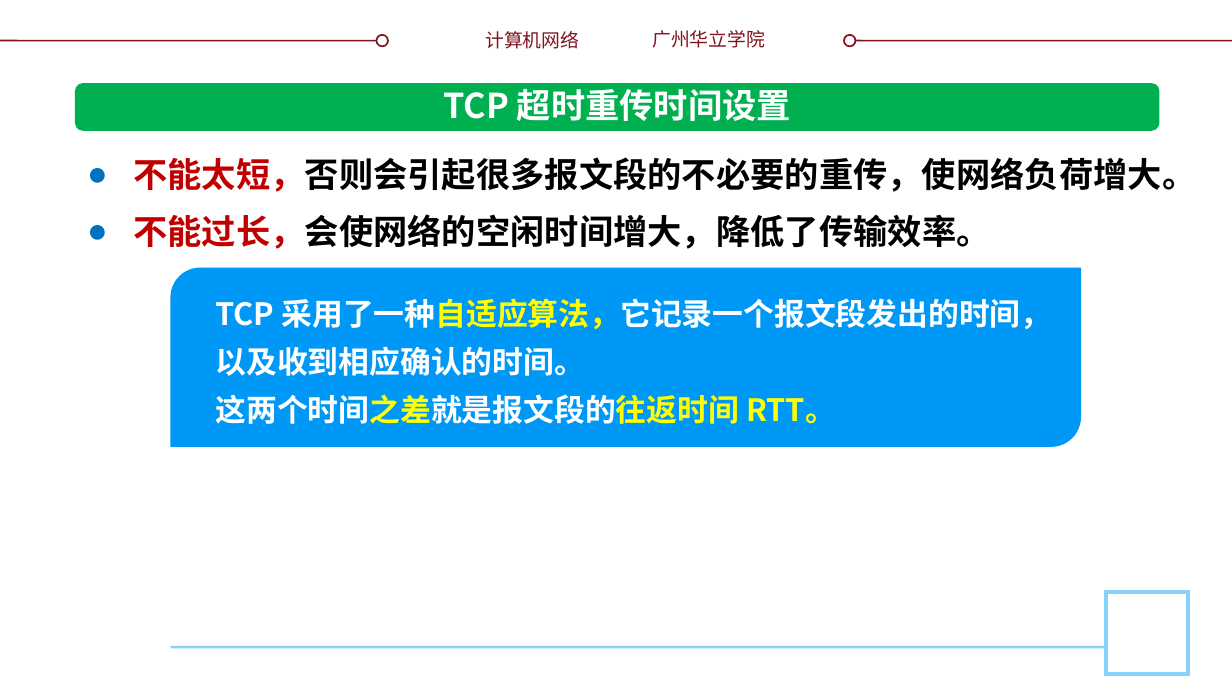
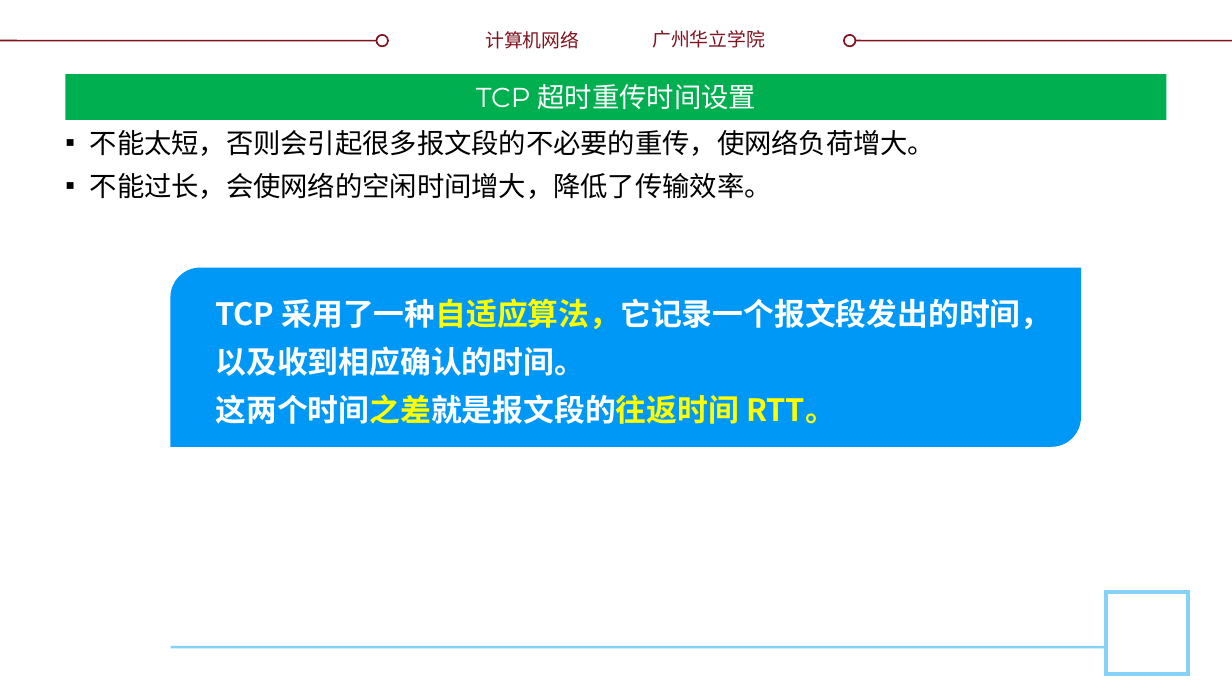
Before and after one commit to glplaman/glplaman.github.io, a slide deck: slide 113 of network/ppt/chap5.pptx (slide 111 before the commit). Drawn at 1232x693 pixels with LibreOffice and Linux fonts; fonts in the diff are those of the drawing; background and template pictures are left out. Boxes give left, top, right and bottom in pixels: in the first picture for what was removed or moved away, otherwise in the second. Text is boxed around its words. In the diff, an @@ line names an element or a change of style, - is before the commit and + after.

```diff
--- a/network/ppt/chap5.pptx
+++ b/network/ppt/chap5.pptx
@@ title "TCP 超时重传时间设置": place and size @@
-title "TCP 超时重传时间设置" at (443,89,791,121)
+title "TCP 超时重传时间设置" at (65,74,1167,120)
@@ title "TCP 超时重传时间设置" at (65,74,1167,120): size 20 to 16 pt, font Noto Sans CJK SC to Montserrat, bold off; vertical alignment top to middle; fill none to #00B050 @@
@@ rounded rectangle removed at (75,83,1159,131) @@
@@ text "不能太短，否则会引起很多报文段的不必要的重传，使网络负荷增大。": place and size @@
-text "不能太短，否则会引起很多报文段的不必要的重传，使网络负荷增大。" at (133,157,1196,249)
+text "不能太短，否则会引起很多报文段的不必要的重传，使网络负荷增大。" at (90,130,936,199)
@@ text "不能太短，否则会引起很多报文段的不必要的重传，使网络负荷增大。" at (90,130,936,199): size 20 to 16 pt, font Noto Sans CJK SC to Montserrat, bold off; text colour #C00000 to #000000 in "不能太短，否则会引起很多报文段的不必要的重传，使网络负荷增大。", "不能过长，会使网络的空闲时间增大，降低了传输效率。"; alignment left to justified; bullet ● to ▪; line spacing 33pt to 1; more space between paragraphs @@
```
Also in this commit, not shown: 17 other slides changed, 3 slides added, 10 other files.
